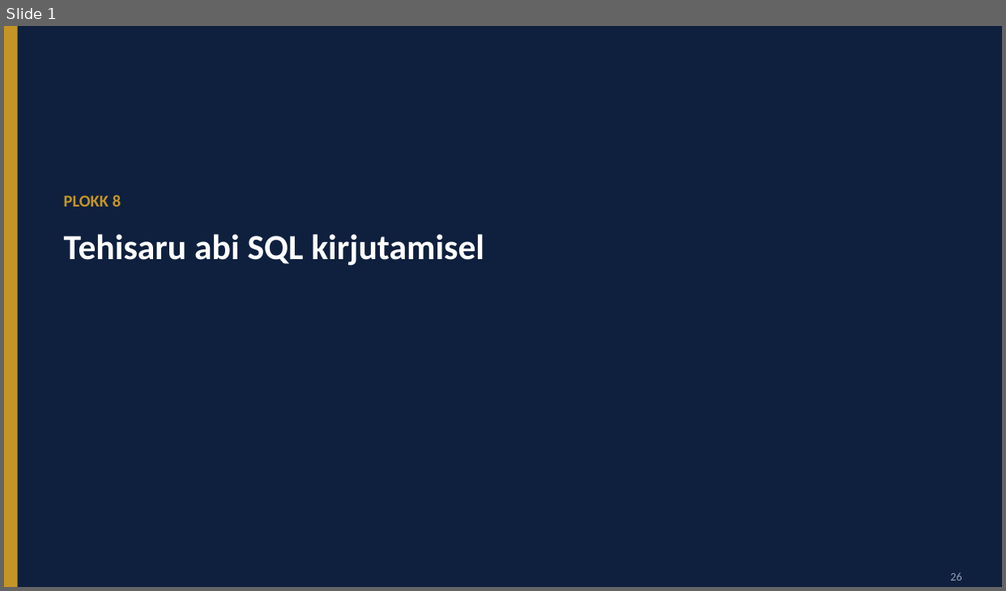
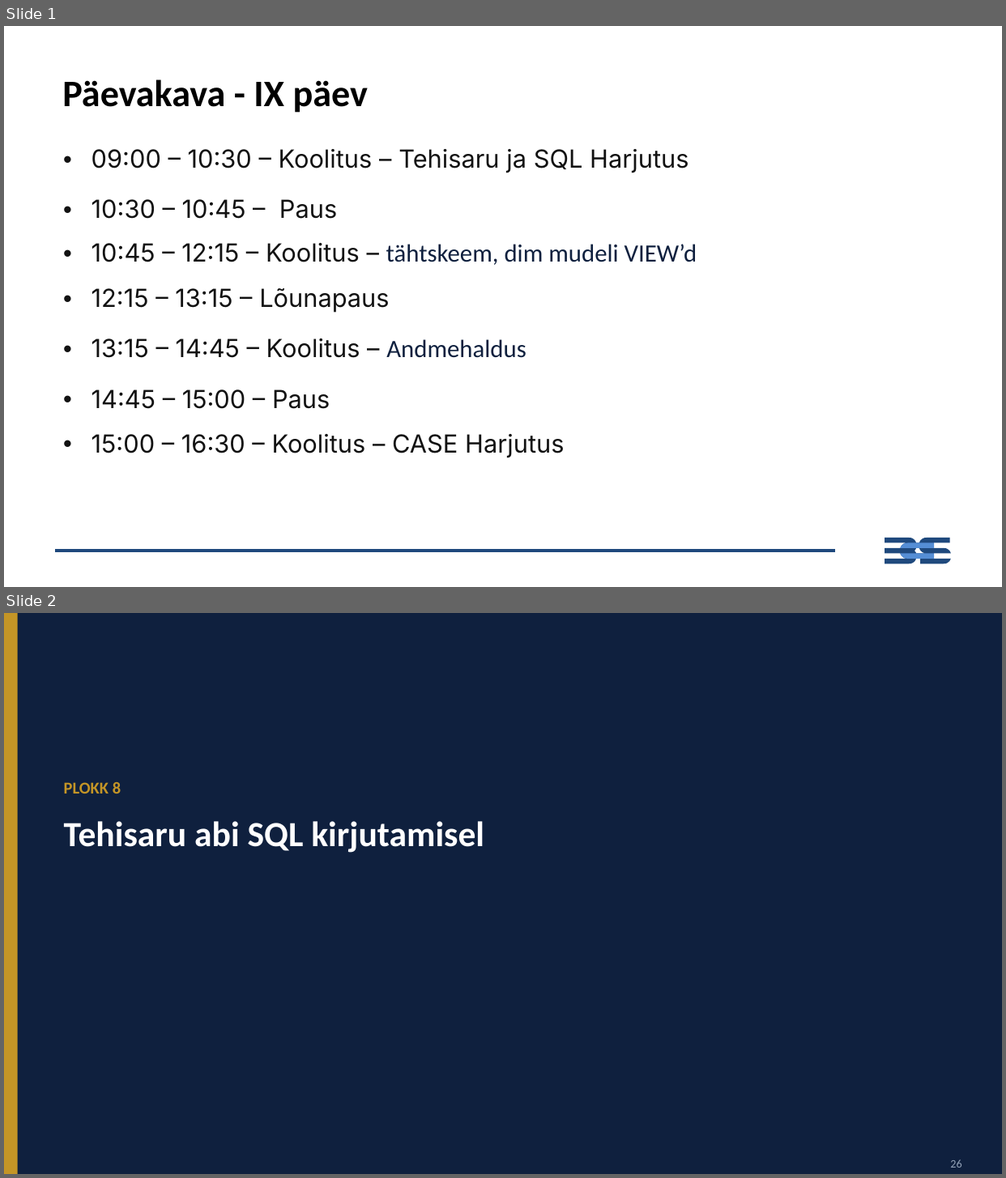
Before and after one commit to emilieabel/andmetarkus, a slide deck: Materjalid/Day9 Andmekorraldus Dim Fakt/9-paev-andmetarkus-esitlus.pptx. Shown one above the other, each under a label of ours: slide 1 before the commit, slides 1 and 2 after it. The pictures are 1006x591 and 1006x1178 pixels, drawn with LibreOffice and Linux fonts; fonts in the diff are those of the drawing. Boxes give left, top, right and bottom in pixels: in the first picture for what was removed or moved away, otherwise in the second. Text is boxed around its words. In the diff, an @@ line names an element or a change of style, - is before the commit and + after.

```diff
--- a/Materjalid/Day9 Andmekorraldus Dim Fakt/9-paev-andmetarkus-esitlus.pptx
+++ b/Materjalid/Day9 Andmekorraldus Dim Fakt/9-paev-andmetarkus-esitlus.pptx
@@ slide 1 added at (4, 26, 1002, 587), background #FFFFFF @@
@@ title added at (62, 79, 368, 113), 36 pt, text #000000, bold @@
+Päevakava - IX päev
@@ table added at (55, 130, 951, 466), 7 rows, 1 columns @@
+09:00 – 10:30 – Koolitus – Tehisaru ja SQL Harjutus
+10:30 – 10:45 – Paus
+10:45 – 12:15 – Koolitus – tähtskeem, dim mudeli VIEW’d
+12:15 – 13:15 – Lõunapaus
+13:15 – 14:45 – Koolitus – Andmehaldus
+14:45 – 15:00 – Paus
+15:00 – 16:30 – Koolitus – CASE Harjutus
@@ line added from (55, 552) to (835, 552), #1F497D 3 pt @@
@@ freeform shape added at (885, 538, 951, 565), fill #1F497D @@
@@ freeform shape added at (901, 544, 935, 559), fill #558ED5 @@
@@ what was slide 1 is now slide 2 @@
```
Also in this commit, not shown: 1 slide removed, 2 other files.
